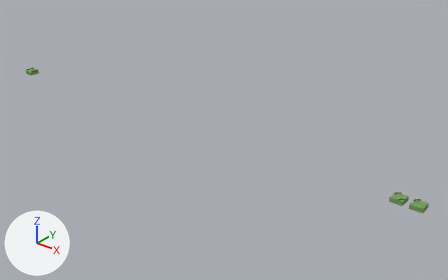
The Blender file media_src/straight_rail.blend: old version first, new version second.
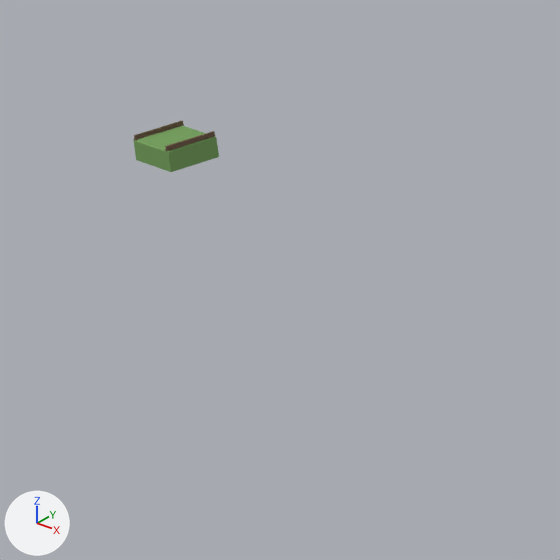
The first picture shows the older version from a 50 mm camera at (114.4, -75.3, 45.9) aimed at (50.7, 4.3, -3.4). The close-ups show both versions on the part from 1% to 21% of the width and 17% to 49% of the height of that picture; other places that the commit changed are outside them. Arrows for +X, +Y and +Z are at lower left; the lights stay in place.

The scene before the commit, as lines of its bpy script (objects in view):
```python
me_cube = bpy.data.meshes.new('Cube')
me_cube.from_pydata(...)  # 32 vertices, 30 faces; spans x -1.0..1.0, y -0.07..0.07, z -0.01..0.15
me_cube.materials.append(mat_material)  # brown #796553
me_cube_002 = bpy.data.meshes.new('Cube.002')
me_cube_002.from_pydata(...)  # 12 vertices, 10 faces; spans x -1.0..1.0, y -1.0..1.0, z -1.67..-0.9
me_cube_002.materials.append(mat_material_001)  # green #79a162
ob_cube = bpy.data.objects.new('Cube', me_cube)
ob_cube.location = (0.9, 0.0, 0.0)
ob_cube.rotation_euler = (0.0, 0.0, 1.571)  # degrees (0, 0, 90)
ob_cube_001 = bpy.data.objects.new('Cube.001', me_cube)
ob_cube_001.location = (-0.9, 0.0, 0.0)
ob_cube_001.rotation_euler = (0.0, 0.0, 1.571)  # degrees (0, 0, 90)
ob_cube_003 = bpy.data.objects.new('Cube.003', me_cube_002)
ob_cube_003.location = (0.0, 0.0, 0.9)
ob_cube_003.rotation_euler = (0.0, 0.0, 1.571)  # degrees (0, 0, 90)
```
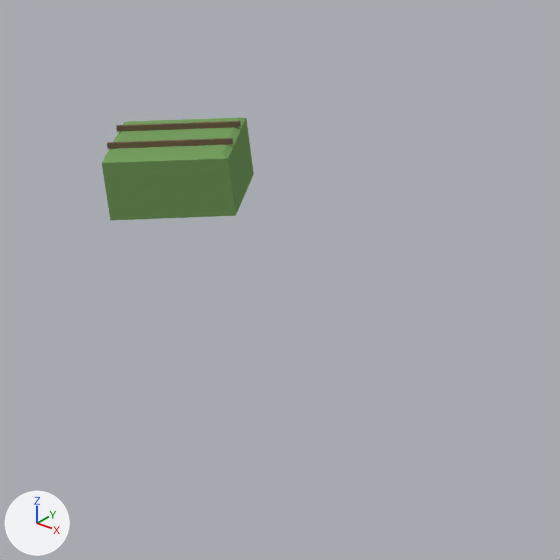
Where the change shows, as pixel boxes (x1, y1, x2, y2) in the close-ups (560 x 560 px):
'Cube', reshaped, moved, turned, rescaled: before (165, 131, 216, 151); after (102, 117, 254, 220)
'Cube.003', reshaped, moved, turned: before (133, 126, 219, 172); after (107, 138, 233, 149)
'Cube.001', reshaped, moved, turned: before (134, 121, 184, 140); after (116, 121, 241, 132)
part 1 of me_cube, deleted (brown): before (134, 121, 216, 151)
part 2 of me_cube, added (brown): after (116, 121, 241, 132)

Patch to the scene script:
```diff
--- a/media_src/straight_rail.blend.py
+++ b/media_src/straight_rail.blend.py
@@ me_cube_002 @@
 # used by ob_cube_003; location = (0.0, 0.0, 0.9); rotation_euler = (0.0, 0.0, 1.571), in degrees (0, 0, 90)
-me_cube_002.from_pydata(...)  # 12 vertices, 10 faces; spans x -1.0..1.0, y -1.0..1.0, z -1.67..-0.9
-me_cube_002.materials.append(mat_material_001)  # green #79a162
+me_cube_002.from_pydata(...)  # 8 vertices, 6 faces; spans x -0.05..0.05, y -2.12..2.11, z -0.1..0.1
+# me_cube_002 part 3: the whole mesh is rebuilt
+me_cube_002.materials.append(mat_material)  # brown #796553
@@ me_cube @@
 # used by ob_cube_001; location = (-0.9, 0.0, 0.0); rotation_euler = (0.0, 0.0, 1.571), in degrees (0, 0, 90)
 # verts and faces of me_cube; kept vertices keep their numbers, new ones are numbered from 32
-me_cube.from_pydata(...)  # 32 vertices, 30 faces; spans x -1.0..1.0, y -0.07..0.07, z -0.01..0.15
+me_cube.from_pydata(...)  # 8 vertices, 6 faces; spans x -0.05..0.05, y -2.12..2.11, z -0.1..0.1
+# me_cube part 1: the whole mesh is rebuilt
+# me_cube part 2
+verts[32] = (-0.05, -2.12, -0.1)  # pixel (240, 127)
+verts[33] = (-0.05, 2.11, -0.1)  # pixel (116, 131)
+verts[34] = (-0.05, -2.12, 0.1)  # pixel (239, 121)
+verts[35] = (-0.05, 2.11, 0.1)  # pixel (116, 126)
+for new, old in zip([*range(36, 40)], [*range(32, 36)]): verts[new] = verts[old] + (0.1, 0.0, 0.0)
+faces += [(32, 34, 35, 33), (33, 35, 39, 37), (36, 37, 39, 38), (32, 36, 38, 34), (32, 33, 37, 36), (34, 38, 39, 35)]
 me_cube.materials.append(mat_material)
@@ me_cube_003 @@
+me_cube_003.from_pydata([(-1.0, -1.0, -2.0), (-1.0, 1.0, -2.0), (1.0, 1.0, -2.0), (1.0, -1.0, -2.0), (-1.0, -1.0, 0.1), (-1.0, 1.0, 0.1), (1.0, 1.0, 0.1), (1.0, -1.0, 0.1), (-0.9, -0.9, 0.2), (-0.9, 0.9, 0.2), (0.9, 0.9, 0.2), (0.9, -0.9, 0.2)], [], [(4, 5, 1, 0), (5, 6, 2, 1), (6, 7, 3, 2), (7, 4, 0, 3), (0, 1, 2, 3), (4, 7, 11, 8), (11, 10, 9, 8), (7, 6, 10, 11), (6, 5, 9, 10), (5, 4, 8, 9)])
+me_cube_003.materials.append(mat_material_001)  # green #79a162
@@ ob_cube_003 @@
 ob_cube_003 = bpy.data.objects.new('Cube.003', me_cube_002)
-ob_cube_003.location = (0.0, 0.0, 0.9)
-ob_cube_003.rotation_euler = (0.0, 0.0, 1.571)  # degrees (0, 0, 90)
+ob_cube_003.location = (0.64, -0.64, 0.1)
+ob_cube_003.rotation_euler = (0.0, 0.0, -3.927)  # degrees (0, 0, -225)
@@ ob_cube_001 @@
 ob_cube_001 = bpy.data.objects.new('Cube.001', me_cube)
-ob_cube_001.location = (-0.9, 0.0, 0.0)
-ob_cube_001.rotation_euler = (0.0, 0.0, 1.571)  # degrees (0, 0, 90)
+ob_cube_001.location = (-0.64, 0.64, 0.1)
+ob_cube_001.rotation_euler = (0.0, 0.0, -3.927)  # degrees (0, 0, -225)
@@ ob_cube @@
-ob_cube = bpy.data.objects.new('Cube', me_cube)
-ob_cube.location = (0.9, 0.0, 0.0)
-ob_cube.rotation_euler = (0.0, 0.0, 1.571)  # degrees (0, 0, 90)
+ob_cube = bpy.data.objects.new('Cube', me_cube_003)
+ob_cube.location = (0.0, 0.0, -0.2)
+ob_cube.rotation_euler = (0.0, 0.0, -2.356)  # degrees (0, 0, -135)
+ob_cube.scale = (2.12, 2.12, 1.0)
```
